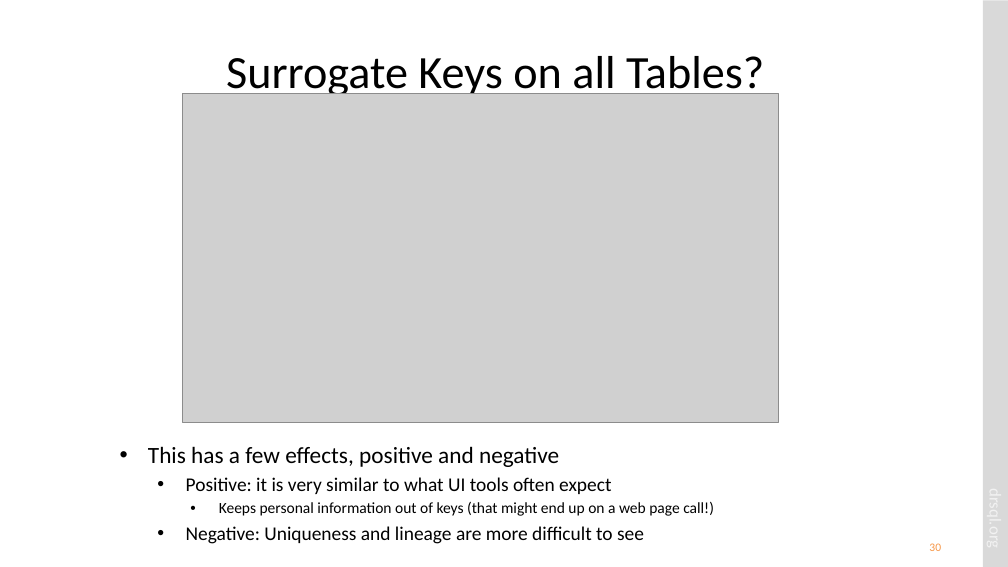
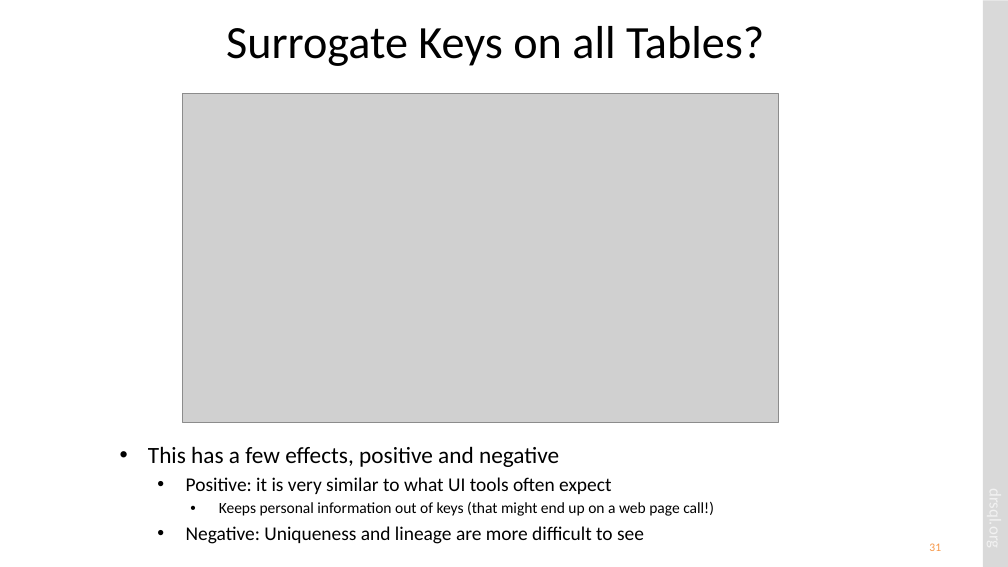
Before and after one commit to drsqlgithub/Presentation-Downloads, a slide deck: slide 31 of Relational Database Design/Relational Database Design.pptx (slide 30 before the commit). Drawn at 1008x567 pixels with LibreOffice and Linux fonts; fonts in the diff are those of the drawing; grey boxes stand for pictures. Boxes give left, top, right and bottom in pixels: in the first picture for what was removed or moved away, otherwise in the second. Text is boxed around its words. In the diff, an @@ line names an element or a change of style, - is before the commit and + after.

```diff
--- a/Relational Database Design/Relational Database Design.pptx
+++ b/Relational Database Design/Relational Database Design.pptx
@@ title "Surrogate Keys on all Tables?": place and size @@
-title "Surrogate Keys on all Tables?" at bbox=[226, 56, 764, 99]
+title "Surrogate Keys on all Tables?" at bbox=[226, 26, 764, 66]
@@ page number at bbox=[929, 543, 941, 551]: text changed @@
-30
+31
```
Also in this commit, not shown: 19 other slides changed, 2 slides added, 1 slide removed.
